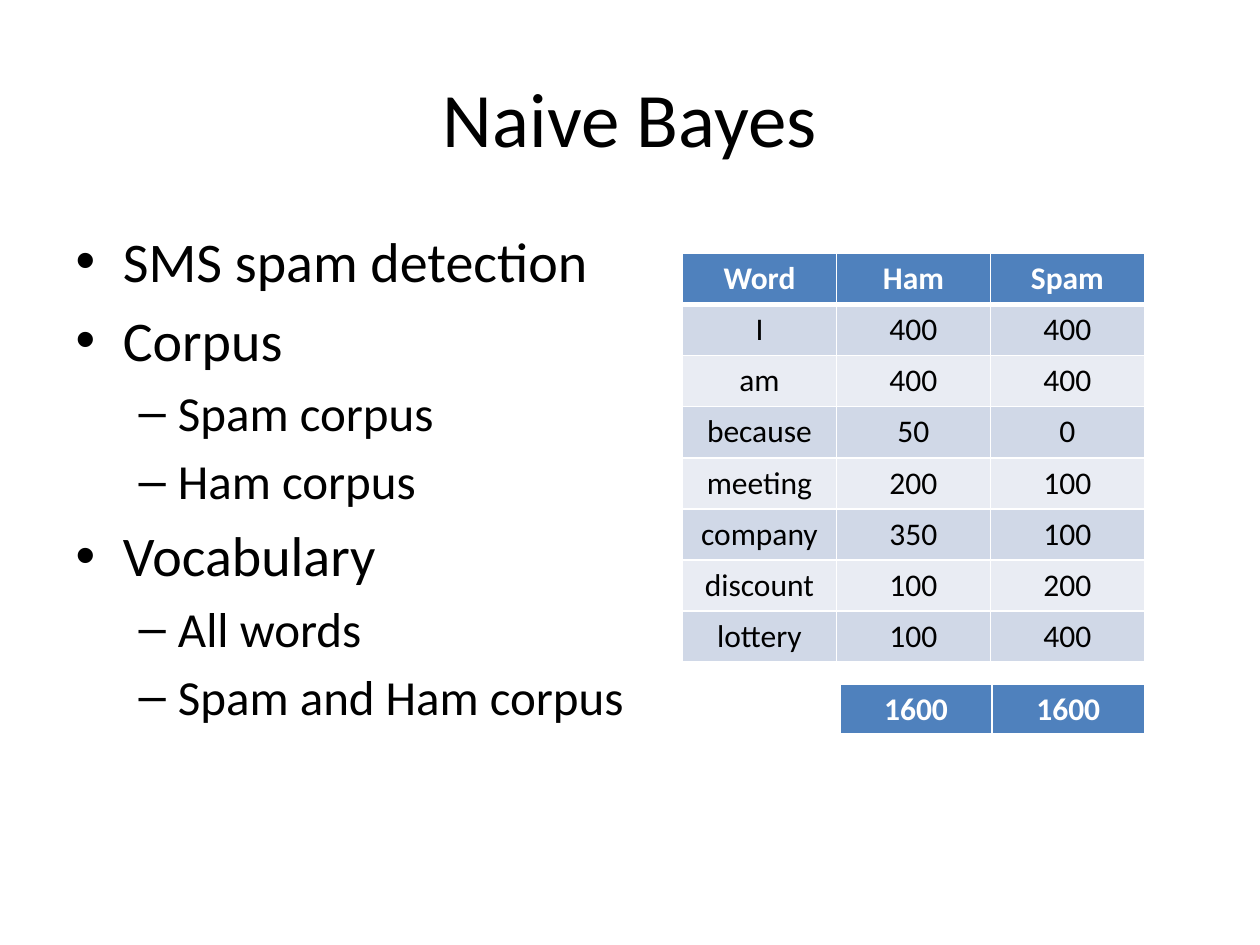
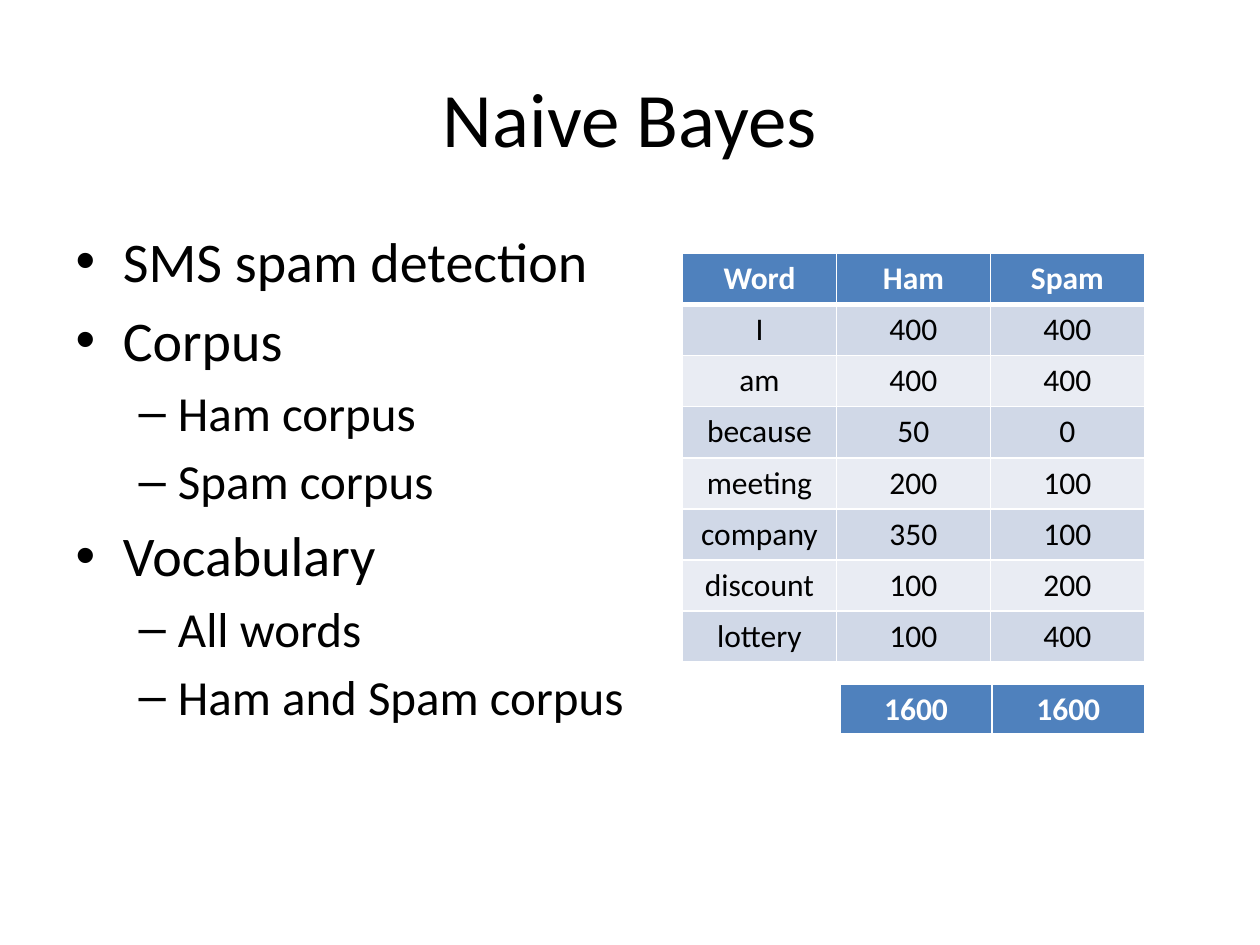
Before and after one commit to look4pritam/ArtificialIntelligence, a slide deck: slide 11 of MachineLearning/NaiveBayes/NaiveBayes.pptx. Drawn at 1260x945 pixels with LibreOffice and Linux fonts; fonts in the diff are those of the drawing. Boxes give left, top, right and bottom in pixels: in the first picture for what was removed or moved away, otherwise in the second. Text is boxed around its words. In the diff, an @@ line names an element or a change of style, - is before the commit and + after.

```diff
--- a/MachineLearning/NaiveBayes/NaiveBayes.pptx
+++ b/MachineLearning/NaiveBayes/NaiveBayes.pptx
@@ text at (x1=178, y1=399, x2=416, y2=439): paragraph added @@
+  – Ham corpus
@@ text at (x1=178, y1=467, x2=416, y2=507): paragraph removed @@
-  – Ham corpus
@@ text at (x1=178, y1=681, x2=624, y2=723): text changed @@
-  – Spam and Ham corpus
+  – Ham and Spam corpus
```
Also in this commit, not shown: 4 other slides changed.
